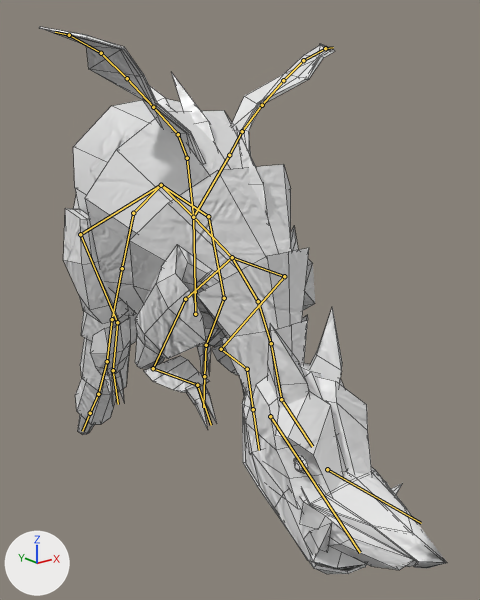
What one commit did to the FBX model Assets/Art/StaticMesh/Entity/RIG_GreatDragon.fbx.
Camera for both pictures: a 50 mm camera at (-3.37, -4.87, 1.77) aimed at (0.33, -0.25, -0.08). Every picture has the same lights, and +X, +Y and +Z are marked at lower left. The older version comes first. The bones that change, and the others that lie on the model, are drawn over the model as lines. Mesh edges are drawn as thin lines.

Names of what the first picture shows: 'SM_GreatDragon'.
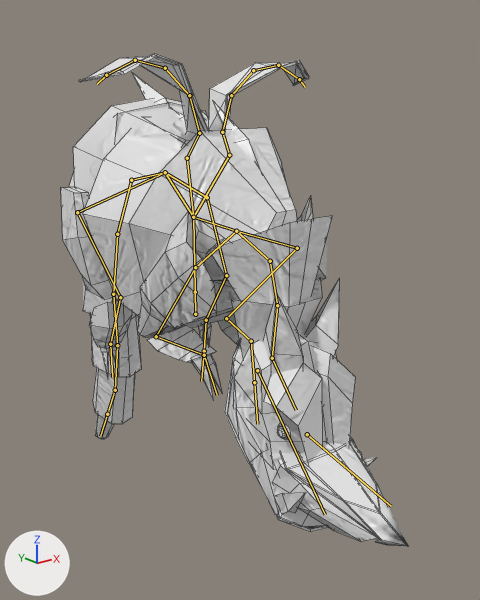
The newer file adds an action. The first version stands in its rest pose; the second is drawn at frame 1 of the action 'RIG_GreatDragon|Anim_GreatDragon_FireBreath'.

Pixel boxes (x1, y1, x2, y2) of what changed, in the pictures (480 x 600 px):
'SM_GreatDragon', posed (15% narrower, 10% shorter): before (39, 27, 447, 574); after (61, 54, 408, 546)
bone 'Hip', root to tip: before (193, 217) to (161, 185); after (193, 217) to (165, 172)
bone 'tail1', root to tip: before (161, 185) to (133, 213); after (165, 172) to (131, 180)
bone 'tail2', root to tip: before (133, 213) to (122, 268); after (131, 180) to (117, 234)
bone 'tail3', root to tip: before (122, 268) to (112, 319); after (117, 234) to (113, 294)
bone 'tail4', root to tip: before (112, 319) to (107, 361); after (113, 294) to (117, 345)
bone 'tail5', root to tip: before (107, 361) to (98, 394); after (117, 345) to (115, 390)
bone 'tail6', root to tip: before (98, 394) to (90, 413); after (115, 390) to (107, 414)
bone 'L_Leg2', root to tip: before (208, 216) to (224, 298); after (207, 197) to (226, 275)
bone 'L_Leg3', root to tip: before (224, 298) to (206, 345); after (226, 275) to (206, 320)
bone 'R_Leg2', root to tip: before (80, 234) to (117, 322); after (77, 212) to (120, 297)
bone 'R_Leg3', root to tip: before (117, 322) to (113, 370); after (120, 297) to (110, 344)
bone 'spine1', root to tip: before (193, 217) to (232, 257); after (193, 217) to (236, 231)
bone 'spine2', root to tip: before (232, 257) to (258, 301); after (236, 231) to (270, 261)
bone 'spine3', root to tip: before (258, 301) to (271, 343); after (270, 261) to (277, 305)
bone 'spine4', root to tip: before (271, 343) to (281, 399); after (277, 305) to (272, 358)
bone 'Head', root to tip: before (281, 399) to (312, 446); after (272, 358) to (296, 410)
bone 'L_Arm2', root to tip: before (284, 276) to (221, 349); after (297, 248) to (226, 318)
bone 'R_Arm2', root to tip: before (185, 299) to (153, 368); after (195, 267) to (156, 336)
bone 'L_Wing2', root to tip: before (229, 155) to (242, 131); after (229, 155) to (222, 132)
bone 'L_Wing3', root to tip: before (242, 131) to (262, 105); after (222, 132) to (231, 95)
bone 'L_Wing4', root to tip: before (262, 105) to (283, 80); after (231, 95) to (253, 70)
bone 'L_Wing5', root to tip: before (283, 80) to (303, 60); after (253, 70) to (278, 65)
bone 'L_Wing6', root to tip: before (303, 60) to (325, 48); after (278, 65) to (299, 79)
bone 'R_Wing2', root to tip: before (187, 158) to (178, 134); after (187, 158) to (199, 133)
bone 'R_Wing3', root to tip: before (178, 134) to (153, 107); after (199, 133) to (189, 95)
bone 'R_Wing4', root to tip: before (153, 107) to (127, 78); after (189, 95) to (165, 68)
bone 'R_Wing5', root to tip: before (127, 78) to (101, 53); after (165, 68) to (135, 60)
bone 'R_Wing6', root to tip: before (101, 53) to (69, 35); after (135, 60) to (106, 75)

What the commit changed:
Bone 'Hip' (bone_hip) turns from (0, 0, 0) to (14, 0, 0) degrees about its own x, y and z.
Bone 'tail1' (bone_tail1) turns from (0, 0, 0) to (6, 0, 0) degrees about its own x, y and z.
Bone 'tail2' (bone_tail2) turns from (0, 0, 0) to (-16, 0, 0) degrees about its own x, y and z.
Bone 'tail3' (bone_tail3) turns from (0, 0, 0) to (-16, 0, 0) degrees about its own x, y and z.
Bone 'tail4' (bone_tail4) turns from (0, 0, 0) to (-9, 0, 0) degrees about its own x, y and z.
Bone 'tail5' (bone_tail5) turns from (0, 0, 0) to (2, 0, 0) degrees about its own x, y and z.
Bone 'tail6' (bone_tail6) turns from (0, 0, 0) to (11, 0, 0) degrees about its own x, y and z.
Bone 'L_Leg2' (bone_l_leg2) turns from (0, 0, 0) to (-8, -1, -19) degrees about its own x, y and z.
Bone 'L_Leg3' (bone_l_leg3) turns from (0, 0, 0) to (9, -1, 10) degrees about its own x, y and z.
Bone 'R_Leg2' (bone_r_leg2) turns from (0, 0, 0) to (-8, 1, 19) degrees about its own x, y and z.
Bone 'R_Leg3' (bone_r_leg3) turns from (0, 0, 0) to (9, 1, -10) degrees about its own x, y and z.
Bone 'spine1' (bone_spine1) turns from (0, 0, 0) to (-23, 0, 0) degrees about its own x, y and z.
Bone 'spine2' (bone_spine2) turns from (0, 0, 0) to (3, 0, 0) degrees about its own x, y and z.
Bone 'spine3' (bone_spine3) turns from (0, 0, 0) to (32, 0, 0) degrees about its own x, y and z.
Bone 'spine4' (bone_spine4) turns from (0, 0, 0) to (12, 0, 0) degrees about its own x, y and z.
Bone 'Head' (bone_head) turns from (0, 0, 0) to (-10, 0, 0) degrees about its own x, y and z.
Bone 'L_Arm2' (bone_l_arm2) turns from (0, 0, 0) to (15, 3, -21) degrees about its own x, y and z.
Bone 'R_Arm2' (bone_r_arm2) turns from (0, 0, 0) to (15, -3, 21) degrees about its own x, y and z.
Bone 'L_Wing2' (bone_l_wing2) turns from (0, 0, 0) to (0, 11, 56) degrees about its own x, y and z.
Bone 'L_Wing3' (bone_l_wing3) turns from (0, 0, 0) to (3, 1, -28) degrees about its own x, y and z.
Bone 'L_Wing4' (bone_l_wing4) turns from (0, 0, 0) to (4, 1, -28) degrees about its own x, y and z.
Bone 'L_Wing5' (bone_l_wing5) turns from (0, 0, 0) to (4, 1, -29) degrees about its own x, y and z.
Bone 'L_Wing6' (bone_l_wing6) turns from (0, 0, 0) to (4, 1, -19) degrees about its own x, y and z.
Bone 'R_Wing2' (bone_r_wing2) turns from (0, 0, 0) to (0, -11, -56) degrees about its own x, y and z.
Bone 'R_Wing3' (bone_r_wing3) turns from (0, 0, 0) to (3, -1, 28) degrees about its own x, y and z.
Bone 'R_Wing4' (bone_r_wing4) turns from (0, 0, 0) to (4, -1, 28) degrees about its own x, y and z.
Bone 'R_Wing5' (bone_r_wing5) turns from (0, 0, 0) to (4, -1, 29) degrees about its own x, y and z.
Bone 'R_Wing6' (bone_r_wing6) turns from (0, 0, 0) to (4, -1, 19) degrees about its own x, y and z.
